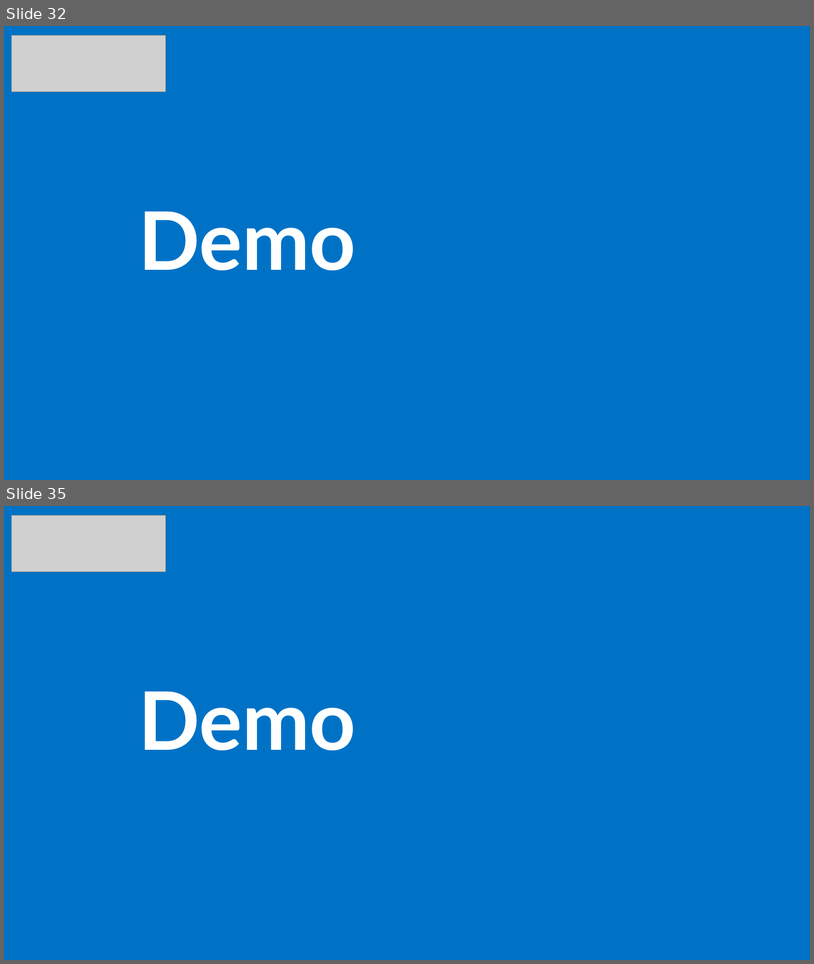
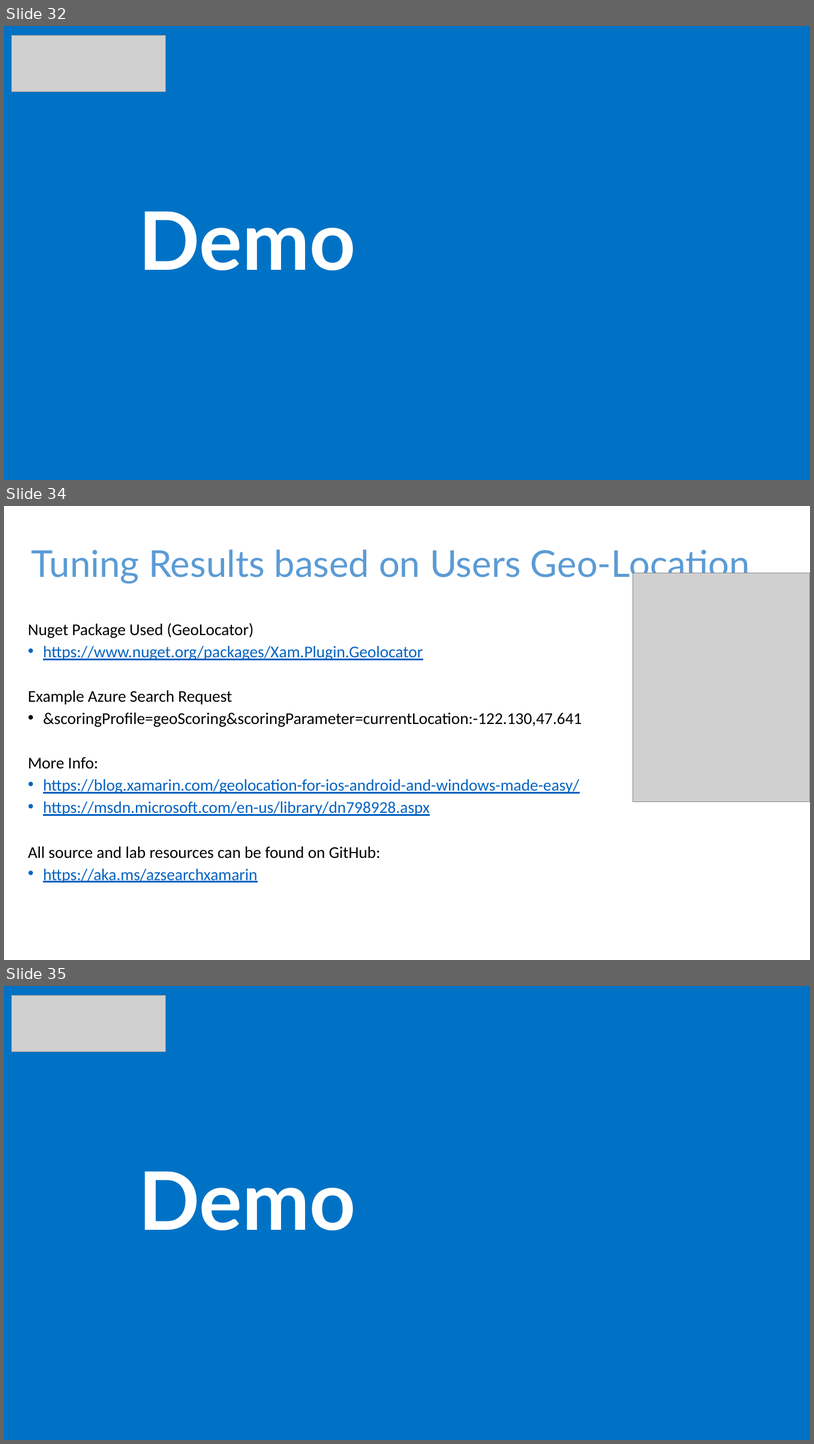
Before and after one commit to liamca/RealEstateXamarinAndroidDemo, a slide deck: Xamarin Azure Search Tutorial.pptx. Shown one above the other, each under a label of ours: slides 32 and 35 before the commit, slides 32, 34 and 35 after it; the slides between them are not shown. The pictures are 814x964 and 814x1444 pixels, drawn with LibreOffice and Linux fonts; fonts in the diff are those of the drawing; grey boxes stand for pictures. Boxes give left, top, right and bottom in pixels: in the first picture for what was removed or moved away, otherwise in the second. Text is boxed around its words. In the diff, an @@ line names an element or a change of style, - is before the commit and + after.

Commit message:
Source Sample

```diff
--- a/Xamarin Azure Search Tutorial.pptx
+++ b/Xamarin Azure Search Tutorial.pptx
@@ slide 34 added at bbox=[4, 506, 810, 960], background #FFFFFF @@
@@ title added at bbox=[32, 549, 750, 584], 44 pt, text #5B9BD5 @@
+Tuning Results based on Users Geo-Location
@@ picture added at bbox=[633, 573, 810, 802] @@
@@ text added at bbox=[28, 623, 582, 883], 19.6 pt, text #0563C1, underline @@
+Nuget Package Used (GeoLocator)
+• https://www.nuget.org/packages/Xam.Plugin.Geolocator
+Example Azure Search Request
+• &scoringProfile=geoScoring&scoringParameter=currentLocation:-122.130,47.641
+More Info:
+• https://blog.xamarin.com/geolocation-for-ios-android-and-windows-made-easy/
+• https://msdn.microsoft.com/en-us/library/dn798928.aspx
+All source and lab resources can be found on GitHub:
+• https://aka.ms/azsearchxamarin
```
Also in this commit, not shown: 1 slide changed, 1 other slide added, 5 other files.
